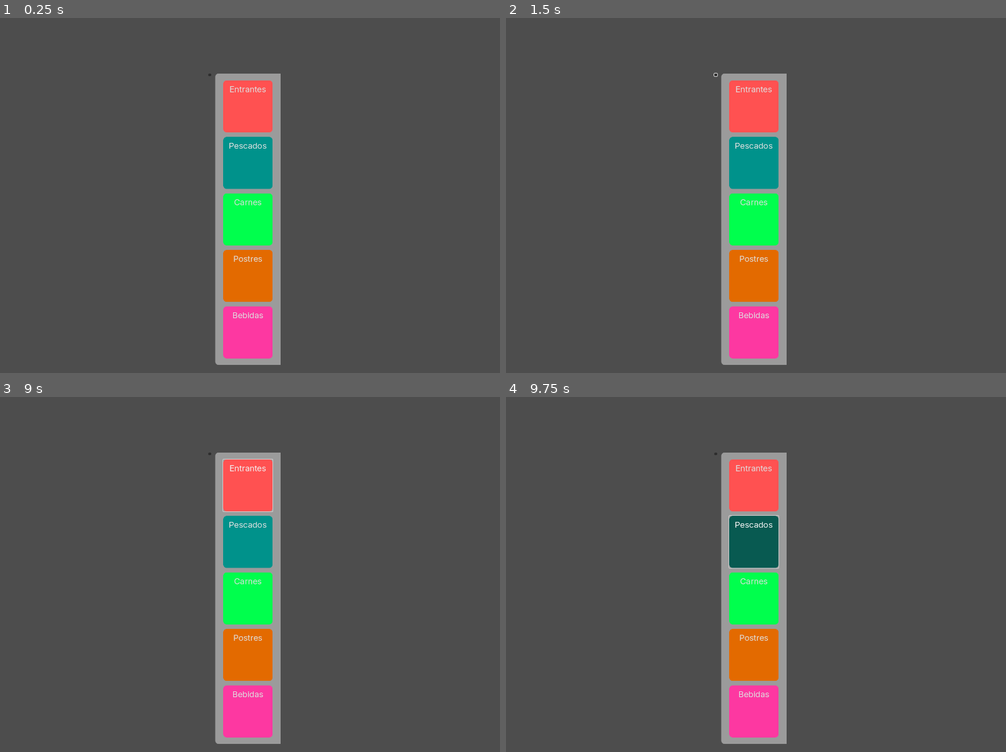
Above: before the commit, frames 1-4 (two rows, left to right).
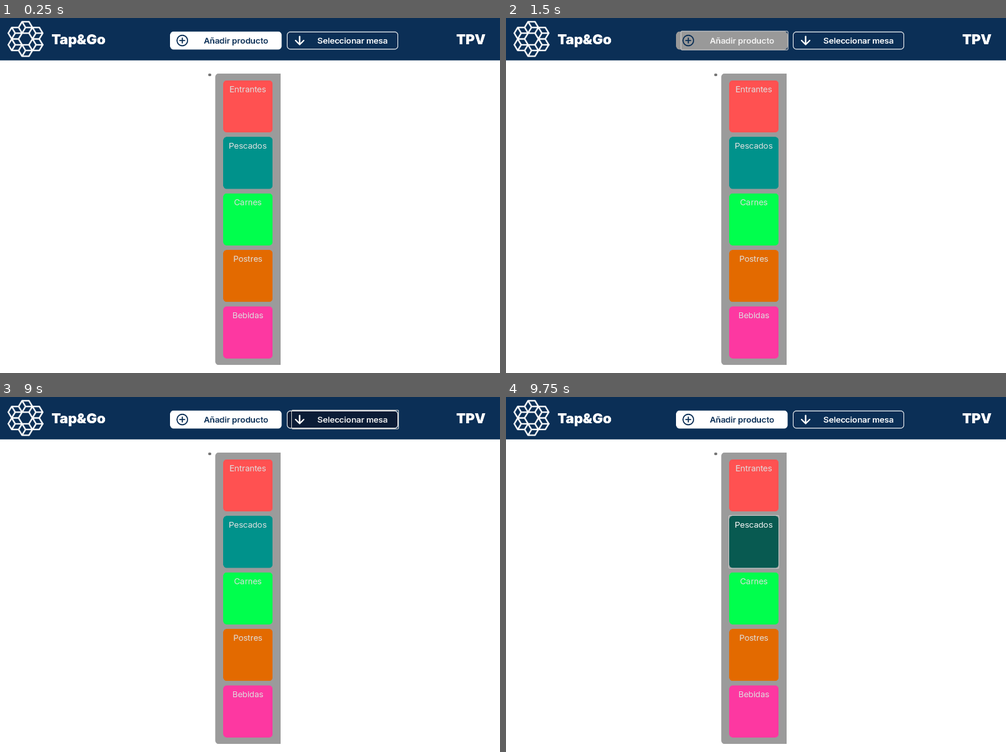
Above: after the commit, the same moments.

Repository: rteijeiro/tpv
Game: Godot game, scene res://scenes/main.tscn
Same seed, same stepped clock (60 frames per second), same inputs: the game is played once before the commit and once after it. The project has no main scene, so this scene is started directly.
Inputs (mouse positions are in pixels of both pictures, inside the frame that each line leads up to):
- Up to frame 1 (0.25 s): no input
- Up to frame 2 (1.5 s): click (716, 74) at 0.5 s; click (736, 39) at 1.25 s, where only the run after the commit has a clickable "Añadir producto"
- Up to frame 3 (9 s): click (345, 418) at 2 s, where only the run after the commit has a clickable "Seleccionar mesa"; click "Entrantes" at 2.75 s; click "Pescados" at 3.5 s; click "Carnes" at 4.25 s; click "Postres" at 5 s; click "Bebidas" at 5.75 s; click (210, 453) at 6.5 s; click (230, 418) at 7.25 s, where only the run after the commit has a clickable "Añadir producto"; click "Entrantes" at 8 s; click (345, 418) at 8.75 s, where only the run after the commit has a clickable "Seleccionar mesa"
- Up to frame 4 (9.75 s): click "Pescados" at 9.5 s

The runs differ from the first frame. In frame 1, 89% of the frame differs, in the area x 0-100%, y 0-100%; in frame 2, 89%; in frame 3, 89%; in frame 4, 89%.

Commit message:
Header finished

Diff:
--- a/scenes/main.tscn
+++ b/scenes/main.tscn
@@ -1,6 +1,55 @@
-[gd_scene load_steps=20 format=3 uid="uid://uhirk4j0bkkb"]
-
+[gd_scene load_steps=30 format=3 uid="uid://uhirk4j0bkkb"]
+
+[ext_resource type="Texture2D" uid="uid://g2kwa7mhnktq" path="res://resources/logo_white.png" id="1_07ek5"]
 [ext_resource type="FontFile" uid="uid://iund57xk6mri" path="res://resources/fonts/Inter/static/Inter_18pt-Regular.ttf" id="1_c8co6"]
+[ext_resource type="FontFile" uid="uid://dal6uxhenekc3" path="res://resources/fonts/Inter/static/Inter_18pt-Black.ttf" id="2_gohky"]
+[ext_resource type="FontFile" uid="uid://dhnotjof8qyi" path="res://resources/fonts/Inter/static/Inter_18pt-SemiBold.ttf" id="3_vvqq3"]
+[ext_resource type="Texture2D" uid="uid://b2n5p5ufxtk7g" path="res://resources/add_circle_2.png" id="4_eu6tk"]
+[ext_resource type="Texture2D" uid="uid://dt31c48jxd7ft" path="res://resources/Arrow_down_2.png" id="5_21em6"]
+
+[sub_resource type="StyleBoxFlat" id="StyleBoxFlat_w5x5b"]
+bg_color = Color(0.0431373, 0.184314, 0.337255, 1)
+
+[sub_resource type="StyleBoxFlat" id="StyleBoxFlat_l0sej"]
+corner_radius_top_left = 10
+corner_radius_top_right = 10
+corner_radius_bottom_right = 10
+corner_radius_bottom_left = 10
+expand_margin_left = 15.0
+
+[sub_resource type="StyleBoxFlat" id="StyleBoxFlat_wvsei"]
+bg_color = Color(1, 1, 1, 1)
+corner_radius_top_left = 10
+corner_radius_top_right = 10
+corner_radius_bottom_right = 10
+corner_radius_bottom_left = 10
+expand_margin_left = 15.0
+
+[sub_resource type="StyleBoxFlat" id="StyleBoxFlat_q04fp"]
+bg_color = Color(0.0431373, 0.109804, 0.211765, 1)
+border_width_left = 2
+border_width_top = 2
+border_width_right = 2
+border_width_bottom = 2
+border_color = Color(1, 1, 1, 1)
+corner_radius_top_left = 10
+corner_radius_top_right = 10
+corner_radius_bottom_right = 10
+corner_radius_bottom_left = 10
+expand_margin_left = 15.0
+
+[sub_resource type="StyleBoxFlat" id="StyleBoxFlat_353as"]
+bg_color = Color(0.6, 0.6, 0.6, 0)
+border_width_left = 2
+border_width_top = 2
+border_width_right = 2
+border_width_bottom = 2
+border_color = Color(1, 1, 1, 1)
+corner_radius_top_left = 10
+corner_radius_top_right = 10
+corner_radius_bottom_right = 10
+corner_radius_bottom_left = 10
+expand_margin_left = 15.0
 
 [sub_resource type="Theme" id="Theme_u0dgb"]
 
@@ -114,6 +163,84 @@
 grow_horizontal = 2
 grow_vertical = 2
 
+[node name="ColorRect" type="ColorRect" parent="."]
+layout_mode = 1
+anchors_preset = 15
+anchor_right = 1.0
+anchor_bottom = 1.0
+grow_horizontal = 2
+grow_vertical = 2
+
+[node name="Header" type="Panel" parent="."]
+layout_mode = 1
+anchors_preset = 10
+anchor_right = 1.0
+offset_bottom = 122.0
+grow_horizontal = 2
+theme_override_styles/panel = SubResource("StyleBoxFlat_w5x5b")
+
+[node name="Logo" type="TextureRect" parent="Header"]
+layout_mode = 2
+offset_left = 21.0
+offset_top = 8.0
+offset_right = 126.0
+offset_bottom = 113.0
+texture = ExtResource("1_07ek5")
+
+[node name="Tap&Go" type="Label" parent="Header"]
+layout_mode = 2
+offset_left = 148.0
+offset_top = 37.0
+offset_right = 304.0
+offset_bottom = 86.0
+theme_override_colors/font_color = Color(1, 1, 1, 1)
+theme_override_fonts/font = ExtResource("2_gohky")
+theme_override_font_sizes/font_size = 40
+text = "Tap&Go"
+
+[node name="Add" type="Button" parent="Header"]
+layout_mode = 1
+anchors_preset = 5
+anchor_left = 0.5
+anchor_right = 0.5
+offset_left = -215.0
+offset_top = 39.0
+offset_right = 91.0
+offset_bottom = 91.0
+grow_horizontal = 2
+theme_override_colors/font_color = Color(0.0431373, 0.184314, 0.337255, 1)
+theme_override_fonts/font = ExtResource("3_vvqq3")
+theme_override_font_sizes/font_size = 24
+theme_override_styles/hover = SubResource("StyleBoxFlat_l0sej")
+theme_override_styles/normal = SubResource("StyleBoxFlat_wvsei")
+text = "Añadir producto"
+icon = ExtResource("4_eu6tk")
+
+[node name="Table" type="Button" parent="Header"]
+layout_mode = 0
+offset_left = 841.0
+offset_top = 39.0
+offset_right = 1147.0
+offset_bottom = 91.0
+theme_override_colors/font_color = Color(1, 1, 1, 1)
+theme_override_fonts/font = ExtResource("3_vvqq3")
+theme_override_font_sizes/font_size = 24
+theme_override_styles/hover = SubResource("StyleBoxFlat_q04fp")
+theme_override_styles/normal = SubResource("StyleBoxFlat_353as")
+text = "Seleccionar mesa"
+icon = ExtResource("5_21em6")
+
+[node name="TPV" type="Label" parent="Header"]
+layout_mode = 0
+offset_left = 1314.0
+offset_top = 37.0
+offset_right = 1399.0
+offset_bottom = 86.0
+theme_override_colors/font_color = Color(1, 1, 1, 1)
+theme_override_fonts/font = ExtResource("2_gohky")
+theme_override_font_sizes/font_size = 40
+text = "TPV"
+
 [node name="HSplitContainer" type="HSplitContainer" parent="."]
 layout_mode = 0
 offset_left = 600.0
Binary file added: resources/Arrow down.png
Not shown, added: resources/Arrow down.png.import
Binary file added: resources/Arrow_down_2.png
Not shown, added: resources/Arrow_down_2.png.import
Binary file added: resources/add_circle.png
Not shown, added: resources/add_circle.png.import
Binary file added: resources/add_circle_2.png
Not shown, added: resources/add_circle_2.png.import
Binary file added: resources/logo.png
Not shown, added: resources/logo.png.import
Binary file added: resources/logo_white.png
Not shown, added: resources/logo_white.png.import
